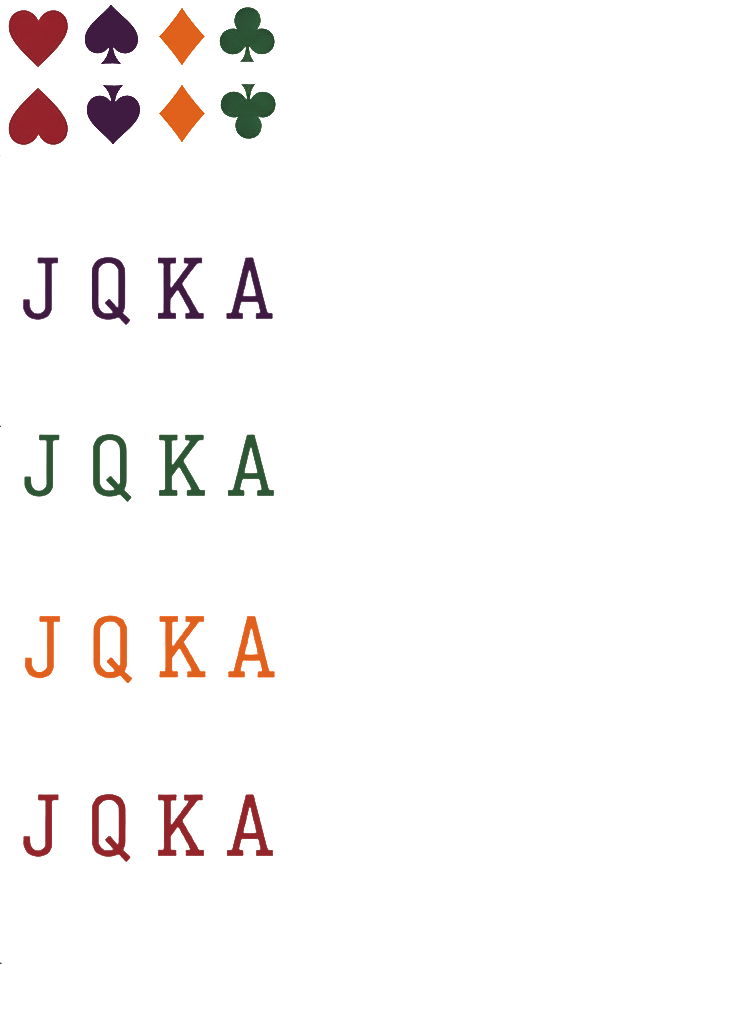
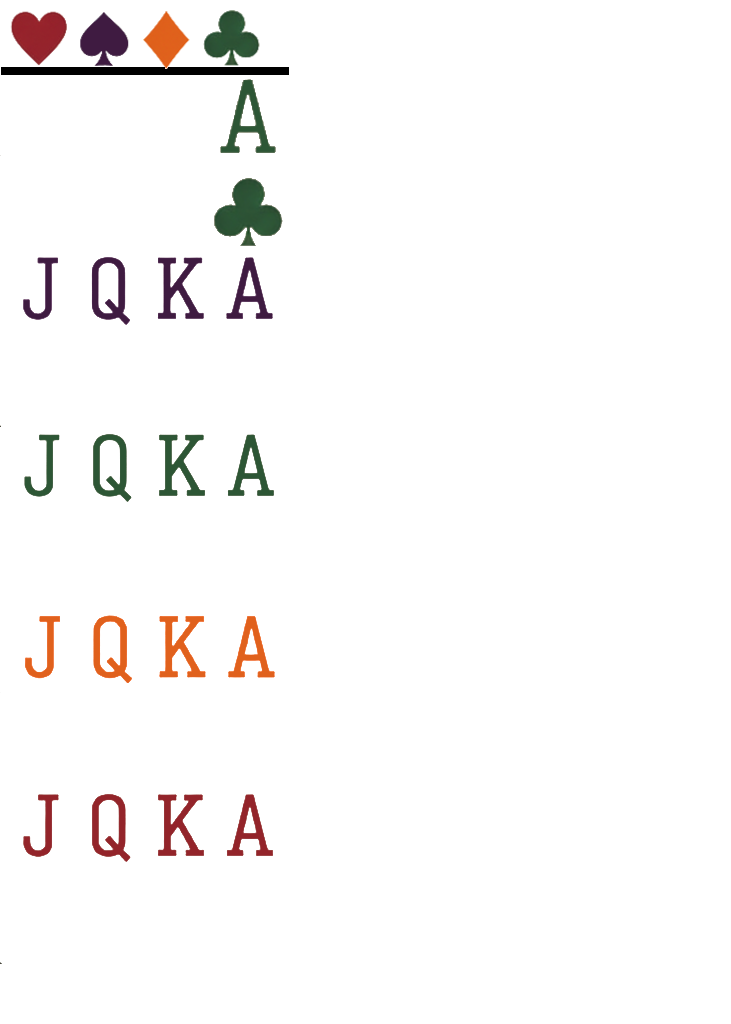
Layers edited between the first and the second 731 × 1024 image:
added layer "Pasted Layer" above "Background" over [214, 79, 283, 246]
painted on "Background" over [1, 5, 289, 145]
